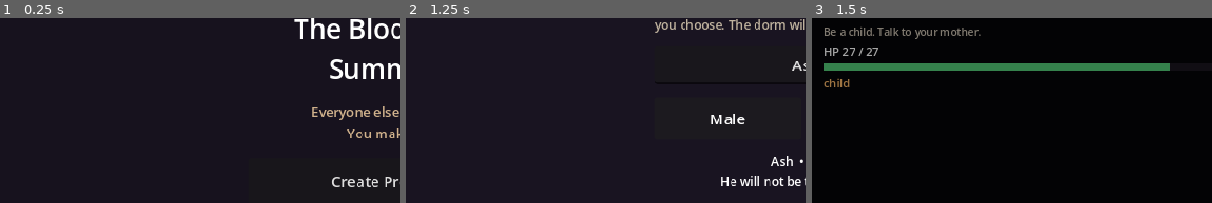
Above: before the commit, frames 1-3 (left to right).
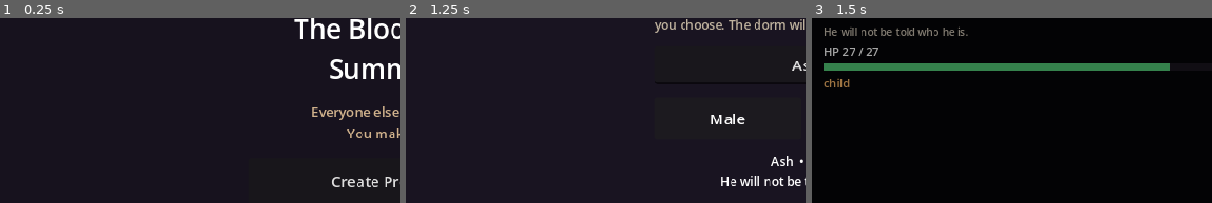
Above: after the commit, the same moments.

Repository: sk7hg824nn-ux/bloodbound-summoner
Game: Godot game, scene res://scenes/boot/Boot.tscn
Two runs of this game, one before a commit and one after it. Both use one fixed random seed, a clock stepped at 60 frames per second and the inputs below.
Inputs:
- Up to frame 1 (0.25 s): no input
- Up to frame 2 (1.25 s): click "Create Protagonist" at 0.5 s
- Up to frame 3 (1.5 s): click "Enter the Academy" at 1.25 s
The pictures show only the part of the screen within x 0-50%, y 6-56%; the shares and areas given below are measured in that part.

Frames 1-2 are identical in both runs. In frame 3, 0.9% of the frame differs, in the area x 3-43%, y 4-12%.

Commit message:
Prologue HUD is memory, not Talk to your mother.

Diff:
--- a/scripts/autoload/campaign.gd
+++ b/scripts/autoload/campaign.gd
@@ -2,9 +2,9 @@
 signal chapter_started(chapter_id: String, title: String)
 signal objective_changed(text: String)
 
-var chapter_id: String = "pro0_home"
+var chapter_id: String = "pro0_memory"
 var act: int = 0
-var objective: String = "Be a child. Talk to your mother."
+var objective: String = "He will not be told who he is."
 var journal: Array[Dictionary] = []
 
 func current() -> Dictionary:
@@ -32,7 +32,7 @@
 	objective_changed.emit(text)
 
 func reset() -> void:
-	chapter_id = "pro0_home"
+	chapter_id = "pro0_memory"
 	act = 0
-	objective = "Be a child. Talk to your mother."
+	objective = "He will not be told who he is."
 	journal.clear()
--- a/scripts/world/prologue_runner.gd
+++ b/scripts/world/prologue_runner.gd
@@ -1,7 +1,10 @@
 extends Node2D
 
 func _ready() -> void:
-	GameState.era = "child"
+	GameState.era = "memory"
+	GameState.location = "before"
+	Campaign.chapter_id = "pro0_memory"
+	Campaign.set_objective("He will not be told who he is.")
 	var cut := CutsceneDirector.new()
 	add_child(cut)
 	cut.finished.connect(_to_academy)
@@ -10,5 +13,5 @@
 func _to_academy() -> void:
 	GameState.set_flag("prologue_done")
 	GameState.era = "academy"
-	GameState.location = "courtyard"
+	GameState.location = "hall"
 	get_tree().change_scene_to_file("res://scenes/world/Academy.tscn")
